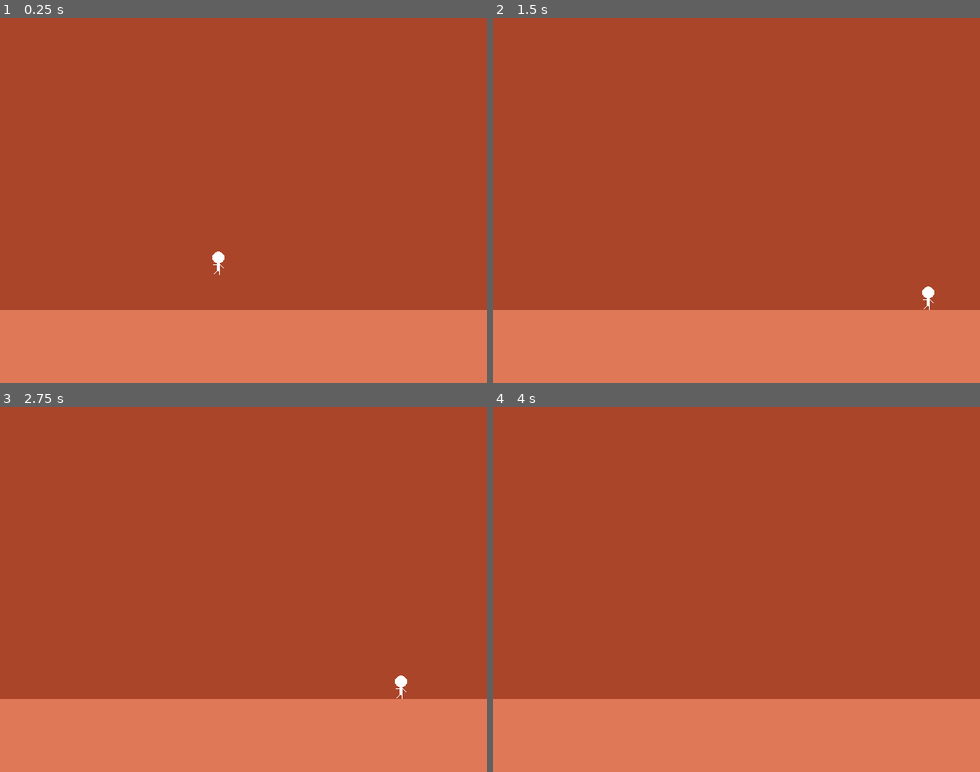
Above: before the commit, frames 1-4 (two rows, left to right).
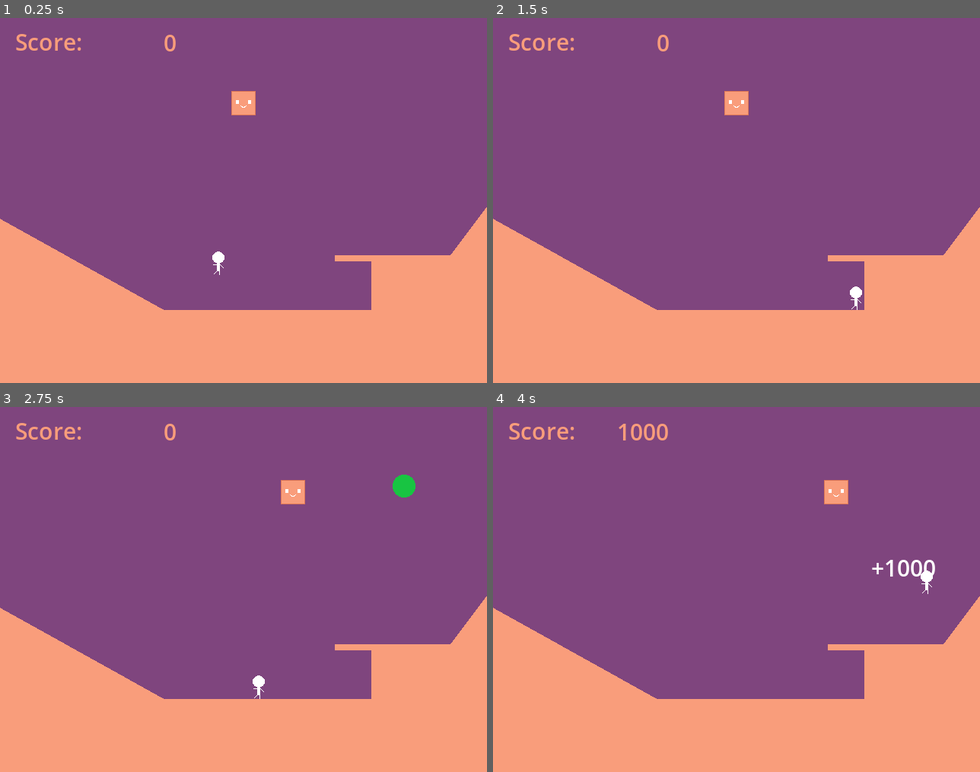
Above: after the commit, the same moments.

Repository: hirohito-doi/godot_catch_game_experiment
Game: Godot game, scene res://src/main.tscn
The game is run twice, just before and just after one commit, with the same random seed, the same clock (stepped at 60 frames per second) and the same inputs.
Inputs:
- Up to frame 1 (0.25 s): no input
- Up to frame 2 (1.5 s): tap Enter (ui_accept) at 0.5, 0.77 s; hold Right (ui_right) from 0.53 s (still down)
- Up to frame 3 (2.75 s): tap Enter (ui_accept) at 1.52 s; release Right (ui_right) at 2.03 s; hold Left (ui_left) from 2.03 s (still down)
- Up to frame 4 (4 s): release Left (ui_left) at 2.78 s; hold Right (ui_right) from 2.78 s (still down); tap Enter (ui_accept) at 3.02, 3.77 s

The runs differ from the first frame. In frame 1, 100% of the frame differs, in the area x 0-100%, y 0-100%; in frame 2, 100%; in frame 3, 100%; in frame 4, 100%.

Commit message:
ベース実装/ポイント取得

Diff:
--- /dev/null
+++ b/assets/fonts/default.tres
@@ -0,0 +1,4 @@
+[gd_resource type="Theme" format=3 uid="uid://4yu34yxmkvgv"]
+
+[resource]
+default_font_size = 30
--- a/project.godot
+++ b/project.godot
@@ -21,6 +21,12 @@
 window/size/viewport_height=480
 window/stretch/mode="viewport"
 
+[layer_names]
+
+2d_physics/layer_1="character"
+2d_physics/layer_2="ground"
+2d_physics/layer_3="projectile"
+
 [rendering]
 
 textures/canvas_textures/default_texture_filter=0
--- /dev/null
+++ b/src/ball.gd
@@ -0,0 +1,14 @@
+extends RigidBody2D
+
+func _ready():
+	# オブジェクトを上方向に飛ばす速度を設定
+	var x_direction = 1 if randf() < 0.5 else -1
+	var initial_velocity = Vector2(75 * x_direction, -500)  # X方向は0、Y方向は負の値で上方向
+
+	# 速度を設定
+	linear_velocity = initial_velocity
+
+
+func _on_visible_on_screen_notifier_2d_screen_exited() -> void:
+	if(position.y > 0):
+		queue_free()
--- /dev/null
+++ b/src/ball.tscn
@@ -0,0 +1,49 @@
+[gd_scene load_steps=6 format=3 uid="uid://k5uawvvl6tfp"]
+
+[ext_resource type="Script" path="res://src/ball.gd" id="1_fq2rh"]
+[ext_resource type="Texture2D" uid="uid://be8ve7o7nmibd" path="res://assets/ball.png" id="2_3vwl8"]
+
+[sub_resource type="Animation" id="Animation_tlpuk"]
+resource_name = "roll"
+length = 1.5
+tracks/0/type = "value"
+tracks/0/imported = false
+tracks/0/enabled = true
+tracks/0/path = NodePath("Sprite2D:rotation")
+tracks/0/interp = 1
+tracks/0/loop_wrap = false
+tracks/0/keys = {
+"times": PackedFloat32Array(0, 1.5),
+"transitions": PackedFloat32Array(1, 1),
+"update": 0,
+"values": [0.0, 6.28319]
+}
+
+[sub_resource type="AnimationLibrary" id="AnimationLibrary_1bbol"]
+_data = {
+"roll": SubResource("Animation_tlpuk")
+}
+
+[sub_resource type="CircleShape2D" id="CircleShape2D_8qy5x"]
+radius = 15.0
+
+[node name="Ball" type="RigidBody2D"]
+collision_layer = 4
+collision_mask = 0
+script = ExtResource("1_fq2rh")
+
+[node name="Sprite2D" type="Sprite2D" parent="."]
+texture = ExtResource("2_3vwl8")
+
+[node name="AnimationPlayer" type="AnimationPlayer" parent="."]
+autoplay = "roll"
+libraries = {
+"": SubResource("AnimationLibrary_1bbol")
+}
+
+[node name="CollisionShape2D" type="CollisionShape2D" parent="."]
+shape = SubResource("CircleShape2D_8qy5x")
+
+[node name="VisibleOnScreenNotifier2D" type="VisibleOnScreenNotifier2D" parent="."]
+
+[connection signal="screen_exited" from="VisibleOnScreenNotifier2D" to="." method="_on_visible_on_screen_notifier_2d_screen_exited"]
--- a/src/character.gd
+++ b/src/character.gd
@@ -1,11 +1,17 @@
 extends CharacterBody2D
 
 
-const SPEED = 300.0
+const SPEED = 200.0
 const JUMP_VELOCITY = -400.0
 
 # Get the gravity from the project settings to be synced with RigidBody nodes.
 var gravity: int = ProjectSettings.get_setting("physics/2d/default_gravity")
+
+var screen_size: Vector2
+
+
+func _ready():
+	screen_size = get_viewport_rect().size
 
 
 func _physics_process(delta: float) -> void:
@@ -26,3 +32,6 @@
 		velocity.x = move_toward(velocity.x, 0, SPEED)
 
 	move_and_slide()
+
+	position.x = clamp(position.x, 0, screen_size.x)
+	position.y = clamp(position.y, 0, screen_size.y)
--- a/src/character.tscn
+++ b/src/character.tscn
@@ -3,15 +3,28 @@
 [ext_resource type="Script" path="res://src/character.gd" id="1_hwjpl"]
 [ext_resource type="Texture2D" uid="uid://drmn8e8ogsn3h" path="res://assets/character.png" id="2_oa1rj"]
 
-[sub_resource type="RectangleShape2D" id="RectangleShape2D_deiak"]
-size = Vector2(16, 31)
+[sub_resource type="CapsuleShape2D" id="CapsuleShape2D_fclne"]
+radius = 7.99838
+height = 30.0342
 
 [node name="Character" type="CharacterBody2D"]
+collision_layer = 0
+collision_mask = 2
+floor_max_angle = 1.0472
 script = ExtResource("1_hwjpl")
 
 [node name="Sprite2D" type="Sprite2D" parent="."]
 texture = ExtResource("2_oa1rj")
 
 [node name="CollisionShape2D" type="CollisionShape2D" parent="."]
-position = Vector2(0, 0.5)
-shape = SubResource("RectangleShape2D_deiak")
+position = Vector2(0, 1)
+rotation = 0.0201166
+shape = SubResource("CapsuleShape2D_fclne")
+
+[node name="Area2D" type="Area2D" parent="."]
+collision_mask = 0
+
+[node name="CollisionShape2D" type="CollisionShape2D" parent="Area2D"]
+position = Vector2(0, 1)
+rotation = 0.0201166
+shape = SubResource("CapsuleShape2D_fclne")
--- /dev/null
+++ b/src/fruit.gd
@@ -0,0 +1,7 @@
+extends RigidBody2D
+
+signal get_fruit(point:int)
+
+func _on_area_2d_area_entered(area: Area2D) -> void:
+	get_fruit.emit(1000)
+	queue_free()
--- /dev/null
+++ b/src/fruit.tscn
@@ -0,0 +1,25 @@
+[gd_scene load_steps=4 format=3 uid="uid://0by8f0mivalg"]
+
+[ext_resource type="Script" path="res://src/fruit.gd" id="1_7ui52"]
+[ext_resource type="Texture2D" uid="uid://djknuywio6mch" path="res://assets/watermelon.png" id="2_mtnax"]
+
+[sub_resource type="CircleShape2D" id="CircleShape2D_yj2l3"]
+radius = 16.0312
+
+[node name="Fruit" type="RigidBody2D"]
+collision_layer = 0
+collision_mask = 0
+gravity_scale = 0.0
+linear_velocity = Vector2(0, 150)
+script = ExtResource("1_7ui52")
+
+[node name="Sprite2D" type="Sprite2D" parent="."]
+texture = ExtResource("2_mtnax")
+
+[node name="Area2D" type="Area2D" parent="."]
+collision_layer = 4
+
+[node name="CollisionShape2D" type="CollisionShape2D" parent="Area2D"]
+shape = SubResource("CircleShape2D_yj2l3")
+
+[connection signal="area_entered" from="Area2D" to="." method="_on_area_2d_area_entered"]
--- /dev/null
+++ b/src/generator.gd
@@ -0,0 +1,47 @@
+extends Sprite2D
+
+var ball = preload("res://src/ball.tscn")
+
+var screen_size:Vector2
+
+enum mode { WAIT, MOVE, SHOOT}
+var current_mode = mode.WAIT
+
+var wait_position:Vector2
+# var destination:Vector2
+
+
+
+func _ready():
+	screen_size = get_viewport_rect().size
+	# $WaitingTimer.start()
+
+
+func _process(delta: float) -> void:
+	pass
+	# position = Vector2(400, position.y)
+
+
+func _on_waiting_timer_timeout() -> void:
+	# 移動先を決定する
+	# 右か左か
+	var direction = 1 if randf() > 0.5 else -1
+	if position.x < 100:
+		direction = 1
+	elif position.x > screen_size.x - 100:
+		direction = -1
+
+	# 移動量を決定する
+	var move_value =  randi_range(50, 200) * direction
+
+	# 移動先を決定する
+	var destination = Vector2(clamp(position.x + move_value, 30, screen_size.x - 30), position.y)
+
+	# tweenで移動させる
+	var tween = get_tree().create_tween()
+	tween.tween_property(self, "position", destination, 1.5).set_trans(Tween.TRANS_BACK)
+
+	# FIXME
+	var ball_instance = ball.instantiate()
+	get_tree().get_root().add_child(ball_instance)
+	ball_instance.position = Vector2(position.x, position.y - 40)
--- /dev/null
+++ b/src/generator.tscn
@@ -0,0 +1,14 @@
+[gd_scene load_steps=3 format=3 uid="uid://cnwk8s63y5cgv"]
+
+[ext_resource type="Texture2D" uid="uid://cgxi1tkw8bbvi" path="res://assets/generator.png" id="1_w7kea"]
+[ext_resource type="Script" path="res://src/generator.gd" id="2_28bru"]
+
+[node name="Generator" type="Sprite2D"]
+texture = ExtResource("1_w7kea")
+script = ExtResource("2_28bru")
+
+[node name="WaitingTimer" type="Timer" parent="."]
+wait_time = 2.0
+autostart = true
+
+[connection signal="timeout" from="WaitingTimer" to="." method="_on_waiting_timer_timeout"]
--- /dev/null
+++ b/src/main.gd
@@ -0,0 +1,33 @@
+extends Node
+
+var fruit_scene = preload("res://src/fruit.tscn")
+var point_scene = preload("res://src/point.tscn")
+
+const MAX_LIFE = 3
+
+var score = 0
+var current_life = MAX_LIFE
+var screen_size:Vector2
+
+
+func _ready() -> void:
+	$ScoreContainer/Score.text = str(score)
+	screen_size = get_viewport().size
+
+
+func _on_fruits_timer_timeout() -> void:
+	var fruit_instance = fruit_scene.instantiate()
+	fruit_instance.connect("get_fruit", get_point)
+	fruit_instance.position = Vector2(randi_range(30, screen_size.x), 0)
+	add_child(fruit_instance)
+
+
+func get_point(point: int) -> void:
+	var point_instance = point_scene.instantiate()
+	var position_x = $Character.position.x - (point_instance.size.x / 2)
+	point_instance.position = Vector2(position_x, $Character.position.y -70)
+	point_instance.set_point(point)
+	add_child(point_instance)
+
+	score += point
+	$ScoreContainer/Score.text = str(score)
--- a/src/main.tscn
+++ b/src/main.tscn
@@ -1,11 +1,12 @@
-[gd_scene load_steps=3 format=3 uid="uid://bts45cp85hbqj"]
+[gd_scene load_steps=5 format=3 uid="uid://bts45cp85hbqj"]
 
 [ext_resource type="PackedScene" uid="uid://d3bco6gm5n5de" path="res://src/character.tscn" id="1_qoxd6"]
-
-[sub_resource type="RectangleShape2D" id="RectangleShape2D_bpfyx"]
-size = Vector2(640, 94.5)
+[ext_resource type="Script" path="res://src/main.gd" id="1_yyck8"]
+[ext_resource type="PackedScene" uid="uid://cnwk8s63y5cgv" path="res://src/generator.tscn" id="2_3nmb0"]
+[ext_resource type="Theme" uid="uid://4yu34yxmkvgv" path="res://assets/fonts/default.tres" id="3_vc3ew"]
 
 [node name="Main" type="Node"]
+script = ExtResource("1_yyck8")
 
 [node name="ColorRect" type="ColorRect" parent="."]
 anchors_preset = 15
@@ -13,13 +14,11 @@
 anchor_bottom = 1.0
 grow_horizontal = 2
 grow_vertical = 2
-color = Color(0.666667, 0.270588, 0.164706, 1)
-
-[node name="Character" parent="." instance=ExtResource("1_qoxd6")]
-position = Vector2(287, 289)
+color = Color(0.498039, 0.270588, 0.494118, 1)
 
 [node name="StaticBody2D" type="StaticBody2D" parent="."]
 position = Vector2(320, 480)
+collision_layer = 2
 
 [node name="ColorRect" type="ColorRect" parent="StaticBody2D"]
 anchors_preset = 12
@@ -31,8 +30,89 @@
 offset_right = 320.0
 grow_horizontal = 2
 grow_vertical = 0
-color = Color(0.870588, 0.470588, 0.341176, 1)
+color = Color(0.976471, 0.615686, 0.482353, 1)
 
-[node name="CollisionShape2D" type="CollisionShape2D" parent="StaticBody2D"]
-position = Vector2(0, -48.75)
-shape = SubResource("RectangleShape2D_bpfyx")
+[node name="ColorRect2" type="ColorRect" parent="StaticBody2D"]
+offset_left = -320.0
+offset_top = -216.0
+offset_right = -70.0
+offset_bottom = -71.0
+rotation = 0.508108
+color = Color(0.976471, 0.615686, 0.482353, 1)
+
+[node name="ColorRect3" type="ColorRect" parent="StaticBody2D"]
+offset_left = 120.0
+offset_top = -168.0
+offset_right = 320.0
+offset_bottom = -160.0
+color = Color(0.976471, 0.615686, 0.482353, 1)
+
+[node name="ColorRect4" type="ColorRect" parent="StaticBody2D"]
+offset_left = 168.0
+offset_top = -160.0
+offset_right = 320.0
+offset_bottom = -96.0
+color = Color(0.976471, 0.615686, 0.482353, 1)
+
+[node name="ColorRect5" type="ColorRect" parent="StaticBody2D"]
+offset_left = 272.0
+offset_top = -168.0
+offset_right = 359.0
+offset_bottom = -128.0
+rotation = -0.926123
+color = Color(0.976471, 0.615686, 0.482353, 1)
+
+[node name="CollisionPolygon2D" type="CollisionPolygon2D" parent="StaticBody2D"]
+visible = false
+polygon = PackedVector2Array(-320, 0, -320, -216, -104, -96, 168, -96, 168, -160, 120, -160, 120, -168, 272, -168, 320, -232, 320, 0)
+
+[node name="Character" parent="." instance=ExtResource("1_qoxd6")]
+position = Vector2(287, 289)
+
+[node name="Generator" parent="." instance=ExtResource("2_3nmb0")]
+position = Vector2(320, 112)
+
+[node name="CanvasLayer" type="CanvasLayer" parent="."]
+
+[node name="ScoreContainer" type="Control" parent="."]
+layout_mode = 3
+anchors_preset = 0
+offset_right = 232.0
+offset_bottom = 64.0
+
+[node name="Label" type="Label" parent="ScoreContainer"]
+layout_mode = 1
+anchors_preset = 4
+anchor_top = 0.5
+anchor_bottom = 0.5
+offset_left = 20.0
+offset_top = -22.5
+offset_right = 100.0
+offset_bottom = 22.5
+grow_vertical = 2
+theme = ExtResource("3_vc3ew")
+theme_override_colors/font_color = Color(0.976471, 0.615686, 0.482353, 1)
+text = "Score:"
+
+[node name="Score" type="Label" parent="ScoreContainer"]
+layout_mode = 1
+anchors_preset = 6
+anchor_left = 1.0
+anchor_top = 0.5
+anchor_right = 1.0
+anchor_bottom = 0.5
+offset_left = -83.0
+offset_top = -13.0
+offset_bottom = 13.0
+grow_horizontal = 0
+grow_vertical = 2
+theme = ExtResource("3_vc3ew")
+theme_override_colors/font_color = Color(0.976471, 0.615686, 0.482353, 1)
+text = "9999999"
+horizontal_alignment = 2
+
+[node name="FruitsTimer" type="Timer" parent="."]
+wait_time = 2.0
+autostart = true
+
+[connection signal="timeout" from="FruitsTimer" to="." method="_on_fruits_timer_timeout"]
--- /dev/null
+++ b/src/point.gd
@@ -0,0 +1,8 @@
+extends Control
+
+func _on_animation_player_animation_finished(anim_name: StringName) -> void:
+	queue_free()
+
+
+func set_point(point:int) -> void:
+	$Label.text = "+%d" % point
--- /dev/null
+++ b/src/point.tscn
@@ -0,0 +1,58 @@
+[gd_scene load_steps=4 format=3 uid="uid://dgg0gwu3psjd4"]
+
+[ext_resource type="Script" path="res://src/point.gd" id="1_20ydu"]
+
+[sub_resource type="Animation" id="Animation_ql2o5"]
+resource_name = "fadeout"
+length = 1.5
+tracks/0/type = "value"
+tracks/0/imported = false
+tracks/0/enabled = true
+tracks/0/path = NodePath("Label:position")
+tracks/0/interp = 1
+tracks/0/loop_wrap = true
+tracks/0/keys = {
+"times": PackedFloat32Array(0, 1.4),
+"transitions": PackedFloat32Array(1, 1),
+"update": 0,
+"values": [Vector2(0, 0), Vector2(0, -100)]
+}
+tracks/1/type = "value"
+tracks/1/imported = false
+tracks/1/enabled = true
+tracks/1/path = NodePath("Label:modulate")
+tracks/1/interp = 1
+tracks/1/loop_wrap = true
+tracks/1/keys = {
+"times": PackedFloat32Array(0.5, 1),
+"transitions": PackedFloat32Array(1, 1),
+"update": 0,
+"values": [Color(1, 1, 1, 1), Color(1, 1, 1, 0)]
+}
+
+[sub_resource type="AnimationLibrary" id="AnimationLibrary_nbtuk"]
+_data = {
+"fadeout": SubResource("Animation_ql2o5")
+}
+
+[node name="Point" type="Control"]
+layout_mode = 3
+anchors_preset = 0
+offset_right = 85.0
+offset_bottom = 45.0
+script = ExtResource("1_20ydu")
+
+[node name="Label" type="Label" parent="."]
+layout_mode = 0
+offset_right = 85.0
+offset_bottom = 45.0
+theme_override_font_sizes/font_size = 30
+text = "+9999"
+
+[node name="AnimationPlayer" type="AnimationPlayer" parent="."]
+autoplay = "fadeout"
+libraries = {
+"": SubResource("AnimationLibrary_nbtuk")
+}
+
+[connection signal="animation_finished" from="AnimationPlayer" to="." method="_on_animation_player_animation_finished"]
Binary file added: assets/ball.png
Not shown, added: assets/ball.png.import
Binary file added: assets/generator.png
Not shown, added: assets/generator.png.import
Binary file added: assets/watermelon.png
Not shown, added: assets/watermelon.png.import
Not shown, added: src/gen32E6.tmp
Not shown, added: src/gen888C.tmp
Not shown, added: src/gen9A8A.tmp
Not shown, added: src/genA100.tmp
